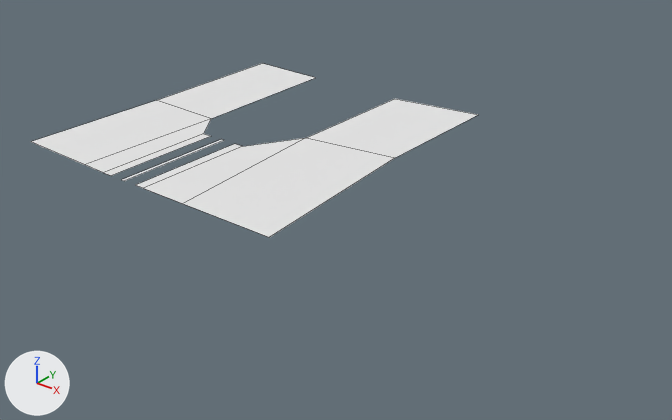
Two versions of the OBJ model game/scenes/Decorative/tree_area.obj, one commit apart.
Before and after are seen from a camera (50 mm lens) standing at (206.0, -268.0, 112.0) and looking at (39.0, -58.0, -18.0). The lights are fixed; the arrows at lower left show +X, +Y and +Z. Mesh edges are drawn as thin lines. Where no turn or scale is listed for an object, it has been applied to the vertices.

Script lines for the objects in view, before the commit:
```python
me_plane = bpy.data.meshes.new('Plane')
me_plane.from_pydata(...)  # 24 vertices, 9 faces; spans x -47.8..58.3, y -110.5..3.8, z 0.0
me_plane.materials.append(mat_none)  # white #e7e7e7
# before: 4 (20.0, -50.6, 0.0) at pixel (306, 137), 5 (25.5, -110.5, 0.0) at pixel (182, 203), 6 (52.7, -46.3, 0.0) at pixel (395, 157), 7 (58.3, -110.5, 0.0) at pixel (269, 237), 8 (20.0, -0.5, 0.0) at pixel (394, 98)
# before: 9 (52.7, 3.8, 0.0) at pixel (478, 114), 18 (-17.2, -57.3, 0.0) at pixel (211, 118), 19 (-18.1, -110.2, 0.0) at pixel (84, 164), 20 (-46.6, -56.3, 0.0) at pixel (156, 100), 21 (-47.6, -109.2, 0.0) at pixel (30, 141)
# before: 22 (-18.4, 0.4, 0.0) at pixel (315, 77), 23 (-47.8, 1.5, 0.0) at pixel (262, 63)
ob_plane = bpy.data.objects.new('Plane', me_plane)
ob_plane.location = (0.0, 0.0, 0.0)
```
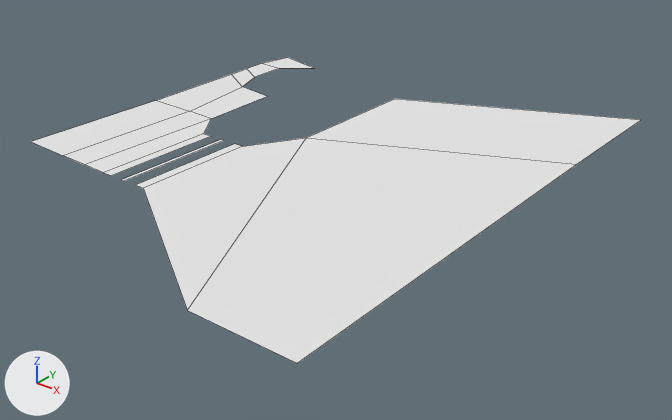
Where the change shows, as pixel boxes [x1, y1, x2, y2] in the pictures (672 x 420 px):
'Plane', reshaped (36% wider, 75% taller): before [31, 63, 478, 237]; after [31, 57, 640, 363]

Diff of the bpy script that builds the scene:
```diff
--- a/game/scenes/Decorative/tree_area.obj.py
+++ b/game/scenes/Decorative/tree_area.obj.py
@@ me_plane @@
 me_plane.from_pydata(...)  # 24 vertices, 9 faces; spans x -47.8..58.3, y -110.5..3.8, z 0.0
 # used by ob_plane; location = (0.0, 0.0, 0.0)
 # verts and faces of me_plane; kept vertices keep their numbers, new ones are numbered from 24
+# me_plane part 1
+delete_vertices([6, 9, 22])  # with the faces that use them
+delete_faces([(18, 20, 21, 19)])
+verts[5] = (67.9, -148.4, 0.0)  # moved, pixel (187, 310)
+verts[7] = (100.6, -148.4, 0.0)  # moved, pixel (297, 363)
+verts[24] = (99.2, -15.8, 0.0)  # pixel (576, 164)
+verts[25] = (99.2, 34.3, 0.0)  # pixel (641, 119)
+verts[26] = (-18.1, -27.8, 0.0)  # pixel (267, 96)
+verts[27] = (-47.5, -16.8, 0.0)  # pixel (231, 74)
+verts[28] = (-28.5, -56.9, 0.0)  # pixel (189, 111)
+verts[29] = (-29.4, -109.8, 0.0)  # pixel (63, 155)
+verts[30] = (-37.7, 0.7, 0.0)  # pixel (279, 68)
+verts[31] = (-33.2, -25.3, 0.0)  # pixel (242, 86)
+verts[32] = (-47.6, -7.7, 0.0)  # pixel (246, 68)
+verts[33] = (-37.6, -13.8, 0.0)  # pixel (254, 77)
+verts[34] = (-45.1, 14.4, 0.0)  # pixel (287, 57)
+verts[35] = (-26.7, 9.8, 0.0)  # pixel (314, 68)
+faces += [(4, 5, 7, 24), (4, 24, 25, 8), (20, 21, 29, 28), (18, 26, 31, 28), (20, 28, 31, 27), (23, 32, 33, 30)]
+faces += [(18, 28, 29, 19), (27, 31, 33, 32), (23, 30, 35, 34)]
 me_plane.materials.append(mat_none)
```
